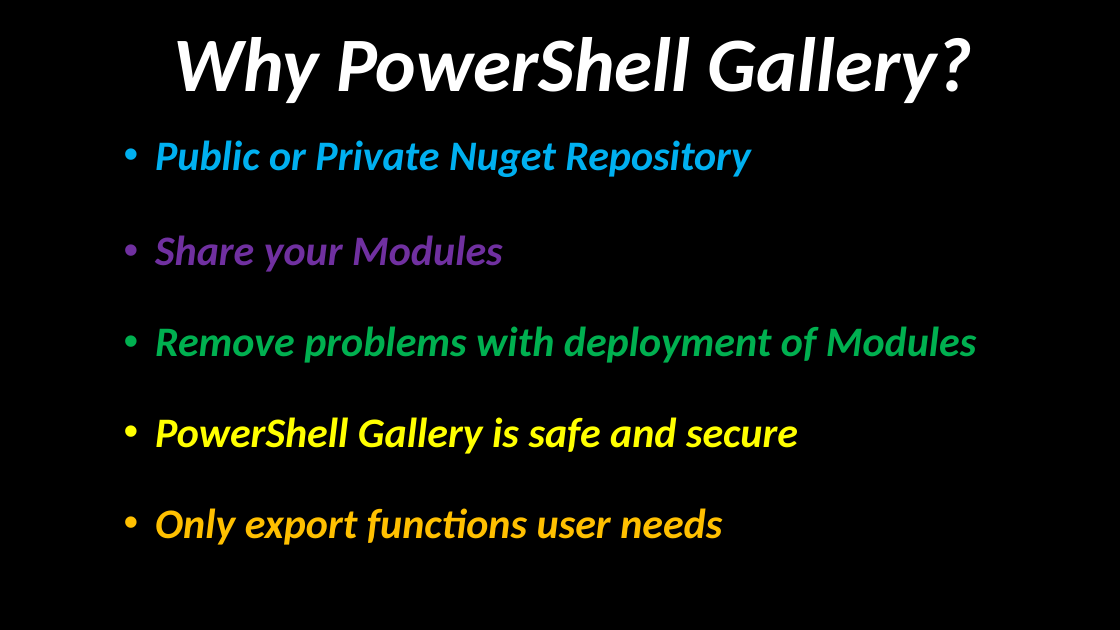
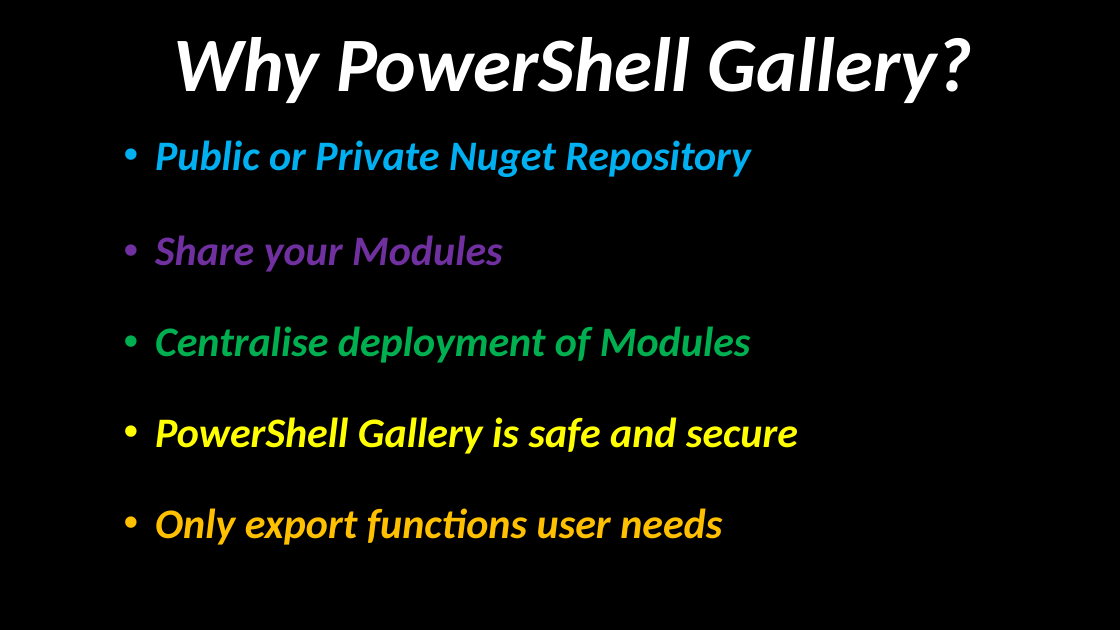
Before and after one commit to SQLDBAWithABeard/Presentations, a slide deck: slide 8 of PSDayUK 2017 - Continuous Delivery to PowerShell Gallery/Continuous Delivery For Modules To PowerShell Gallery.pptx (slide 7 before the commit). Drawn at 1120x630 pixels with LibreOffice and Linux fonts; fonts in the diff are those of the drawing; background and template pictures are left out. Boxes give left, top, right and bottom in pixels: in the first picture for what was removed or moved away, otherwise in the second. Text is boxed around its words. In the diff, an @@ line names an element or a change of style, - is before the commit and + after.

Commit message:
final slide update

```diff
--- a/PSDayUK 2017 - Continuous Delivery to PowerShell Gallery/Continuous Delivery For Modules To PowerShell Gallery.pptx
+++ b/PSDayUK 2017 - Continuous Delivery to PowerShell Gallery/Continuous Delivery For Modules To PowerShell Gallery.pptx
@@ text at <box>155,326,751,363</box>: text changed @@
-• Remove problems with deployment of Modules
+• Centralise deployment of Modules
```
Also in this commit, not shown: 1 other slide changed, 1 slide added.
